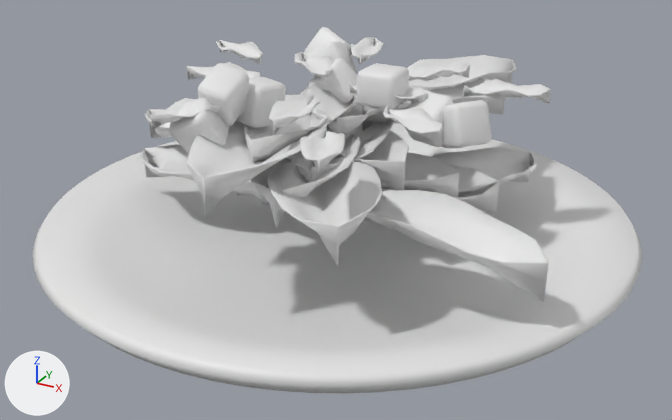
The glTF model public/demo-models/salada-caesar.glb: old version first, new version second.
Rendered twice from a camera (50 mm lens) standing at (0.149, -0.271, 0.152) and looking at (0.003, -0.007, 0.02). The lights are fixed; the arrows at lower left show +X, +Y and +Z. The picture after the commit comes second. Materials are left out; every surface is plain grey. Where no turn or scale is listed for an object, it has been applied to the vertices. Vertices at exactly the same position are counted once.

The first picture shows 'Alface_romana', 'Alface_romana001', 'Crouton', 'Lasca_de_parmesao', 'Prato003'.
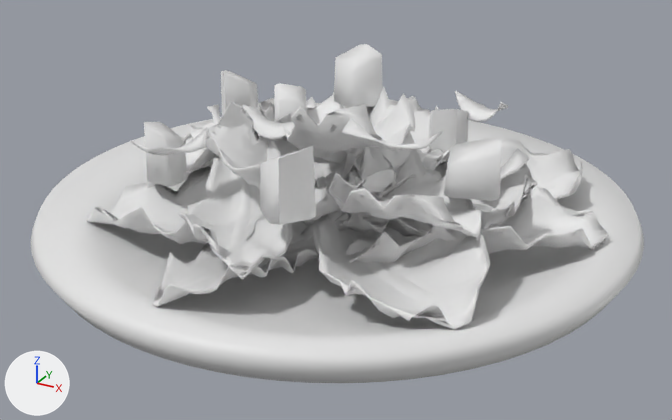
ob_salada_caesar is not drawn itself; it is the parent of ob_realistic_salada_caesar.

Patch to the scene script:
```diff
--- a/public/demo-models/salada-caesar.glb.py
+++ b/public/demo-models/salada-caesar.glb.py
@@ me_mesh_1 @@
 # used by ob_alface_romana001; parent = ob_salada_caesar_001; location = (-0.00958, 0.00879, 0.027); rotation_euler = (0.0, 0.0, 2.566), in degrees (0, 0, 147)
-me_mesh_1.from_pydata(...)  # 1170 vertices, 2288 faces; spans x -0.114..0.07, y -0.09..0.059, z -0.01..0.031
+me_mesh_1.from_pydata(...)  # 5252 vertices, 10036 faces; spans x -0.09..0.094, y -0.089..0.087, z 0.006..0.04
+# me_mesh_1 part 1: the loose piece of 90 vertices spanning x -0.049..-0.008, y -0.047..0.01, z -0.01..0.004 is deleted
+# me_mesh_1 part 2: the loose piece of 90 vertices spanning x -0.045..-0.012, y -0.076..-0.019, z -0.01..0.004 is deleted
+# me_mesh_1 part 3: the loose piece of 90 vertices spanning x 0.0..0.05, y 0.016..0.059, z -0.01..0.004 is deleted
+# me_mesh_1 part 4: 2 vertices moved within x 0.005..0.038, y -0.068..0.0, z 0.011..0.02; 894 vertices removed from x -0.114..0.07, y -0.09..0.049, z -0.001..0.031; 5246 vertices added at x -0.09..0.094, y -0.089..0.087, z 0.006..0.04
@@ ob_salada_caesar @@
 ob_salada_caesar.location = (0.0, 0.0, 0.0)
-ob_salada_caesar.scale = (1.0, 1.0, 1.01)
+ob_salada_caesar.scale = (1.0, 1.0, 1.4)
@@ ob_alface_romana @@
-ob_alface_romana = bpy.data.objects.new('Alface_romana', me_mesh_0)
@@ ob_alface_romana001 @@
 ob_alface_romana001.parent = ob_salada_caesar_001
-ob_alface_romana001.location = (-0.00958, 0.00879, 0.027)
-ob_alface_romana001.rotation_euler = (0.0, 0.0, 2.566)  # degrees (0, 0, 147)
+ob_alface_romana001.location = (0.0, 0.0, 0.0)
@@ ob_crouton @@
-ob_crouton = bpy.data.objects.new('Crouton', me_mesh_2)
@@ ob_lasca_de_parmesao @@
-ob_lasca_de_parmesao = bpy.data.objects.new('Lasca_de_parmesao', me_mesh_3)
@@ ob_sm_caesar_real_talo_romana @@
+ob_sm_caesar_real_talo_romana = bpy.data.objects.new('SM_Caesar_REAL-talo-romana', me_mesh_7)  # 864 vertices, 1080 faces; spans x -0.073..0.078, y -0.073..0.069, z 0.01..0.054
+ob_sm_caesar_real_talo_romana.location = (0.0, 0.0, 0.0)
@@ ob_sm_caesar_real_parmesao_curado @@
+ob_sm_caesar_real_parmesao_curado = bpy.data.objects.new('SM_Caesar_REAL-parmesao-curado', me_mesh_6)  # 432 vertices, 832 faces; spans x -0.0613..0.0606, y -0.0564..0.07, z 0.0311..0.0654
+ob_sm_caesar_real_parmesao_curado.location = (0.0, 0.0, 0.0)
@@ ob_sm_caesar_real_molho_caesar @@
+ob_sm_caesar_real_molho_caesar = bpy.data.objects.new('SM_Caesar_REAL-molho-caesar', me_mesh_5)  # 612 vertices, 768 faces; spans x -0.049..0.0573, y -0.0563..0.0547, z 0.0116..0.0493
+ob_sm_caesar_real_molho_caesar.location = (0.0, 0.0, 0.0)
@@ ob_sm_caesar_real_miolo @@
+ob_sm_caesar_real_miolo = bpy.data.objects.new('SM_Caesar_REAL-miolo', me_mesh_4_1)  # 42 vertices, 28 faces; spans x -0.0712..0.0656, y -0.0592..0.0391, z 0.0275..0.076
+ob_sm_caesar_real_miolo.location = (0.0, 0.0, 0.0)
@@ ob_sm_caesar_real_massa_assada @@
+ob_sm_caesar_real_massa_assada = bpy.data.objects.new('SM_Caesar_REAL-massa-assada', me_mesh_3_1)  # 126 vertices, 196 faces; spans x -0.0712..0.0656, y -0.0599..0.0516, z 0.0275..0.076
+ob_sm_caesar_real_massa_assada.location = (0.0, 0.0, 0.0)
@@ ob_sm_caesar_real_coracao_romana @@
+ob_sm_caesar_real_coracao_romana = bpy.data.objects.new('SM_Caesar_REAL-coracao-romana', me_mesh_2_1)  # 2020 vertices, 3860 faces; spans x -0.0654..0.0469, y -0.0481..0.0514, z 0.0203..0.0686
+ob_sm_caesar_real_coracao_romana.location = (0.0, 0.0, 0.0)
```

Where the change shows, as pixel boxes [x1, y1, x2, y2] in the pictures (672 x 420 px):
'Prato003', rescaled: before [33, 123, 642, 393]; after [31, 119, 644, 383]
'Alface_romana001', reshaped, rescaled, moved, turned: before [140, 55, 549, 302]; after [87, 96, 608, 329]
'SM_Caesar_REAL-coracao-romana', added: after [203, 86, 471, 226]
'Crouton', deleted: before [169, 27, 492, 154]
'SM_Caesar_REAL-massa-assada', added: after [144, 44, 501, 225]
'Alface_romana', deleted: before [186, 76, 505, 217]
'Lasca_de_parmesao', deleted: before [151, 37, 551, 177]
'SM_Caesar_REAL-miolo', added: after [144, 72, 501, 225]
'SM_Caesar_REAL-parmesao-curado', added: after [130, 91, 529, 181]
'SM_Caesar_REAL-talo-romana', added (mostly hidden): after [153, 150, 555, 305]
'SM_Caesar_REAL-molho-caesar', added (mostly hidden): after [244, 147, 427, 268]
part 1 of me_mesh_1, deleted: before [449, 165, 499, 212]
part 2 of me_mesh_1, deleted: before [432, 147, 538, 197]
part 3 of me_mesh_1, deleted: before [140, 144, 269, 203]
part 4 of me_mesh_1, built on: before [145, 55, 549, 302]; after [87, 96, 608, 329]
